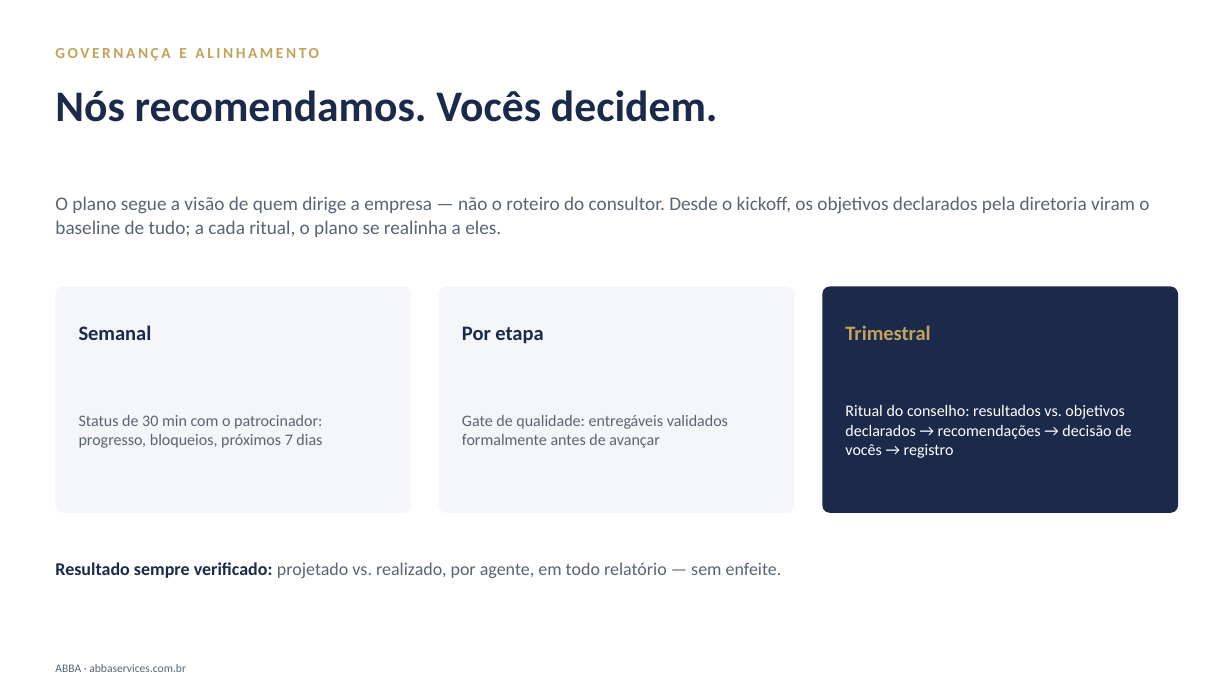
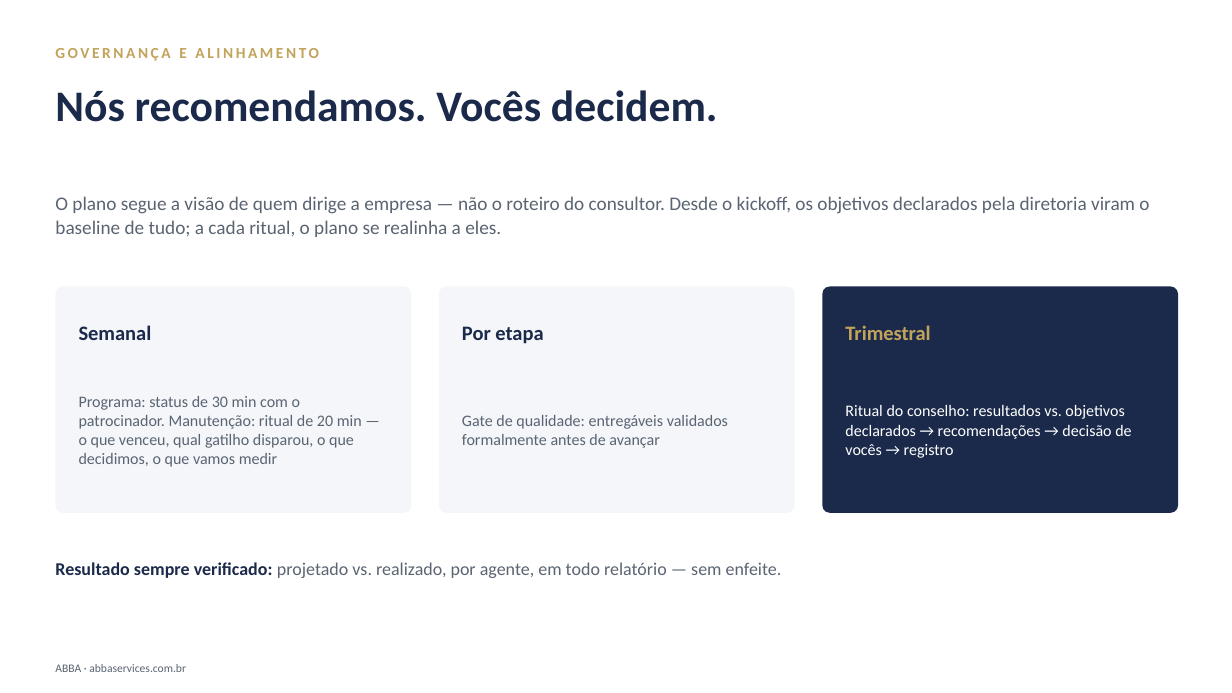
Before and after one commit to DanielMoraesCoca/abba-ops, a slide deck: slide 11 of 08-materiais/modelos/abba-deck-institucional.pptx (slide 10 before the commit). Drawn at 1232x693 pixels with LibreOffice and Linux fonts; fonts in the diff are those of the drawing. Boxes give left, top, right and bottom in pixels: in the first picture for what was removed or moved away, otherwise in the second. Text is boxed around its words. In the diff, an @@ line names an element or a change of style, - is before the commit and + after.

```diff
--- a/08-materiais/modelos/abba-deck-institucional.pptx
+++ b/08-materiais/modelos/abba-deck-institucional.pptx
@@ text at box(79, 396, 362, 467): text changed @@
-Status de 30 min com o patrocinador: progresso, bloqueios, próximos 7 dias
+Programa: status de 30 min com o patrocinador. Manutenção: ritual de 20 min — o que venceu, qual gatilho disparou, o que decidimos, o que vamos medir
```
Also in this commit, not shown: 5 other slides changed, 1 slide added, 4 other files.
